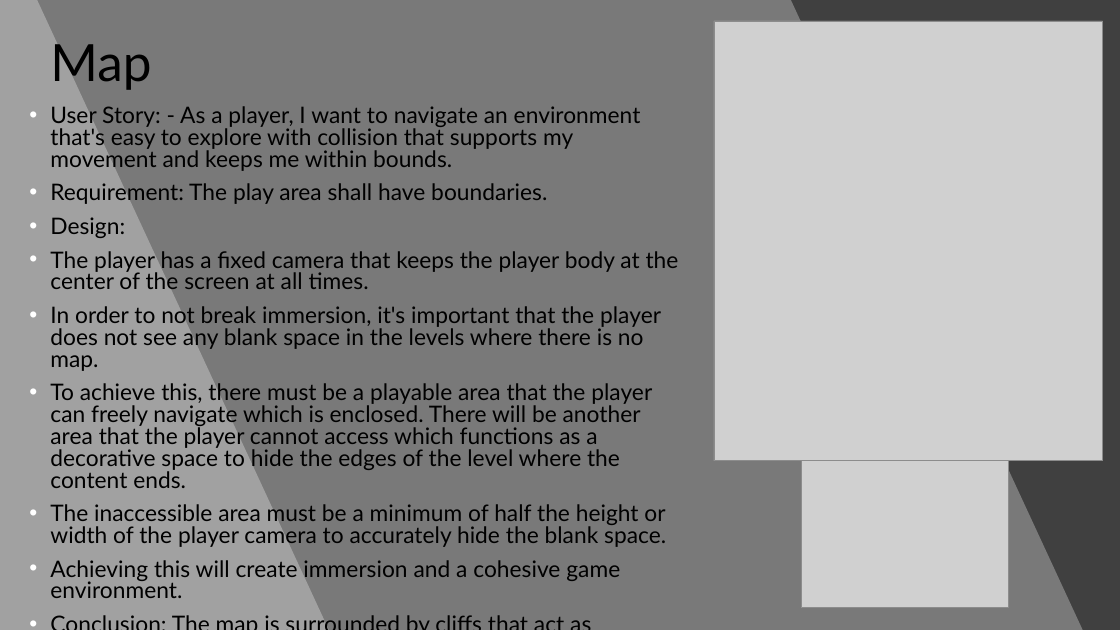
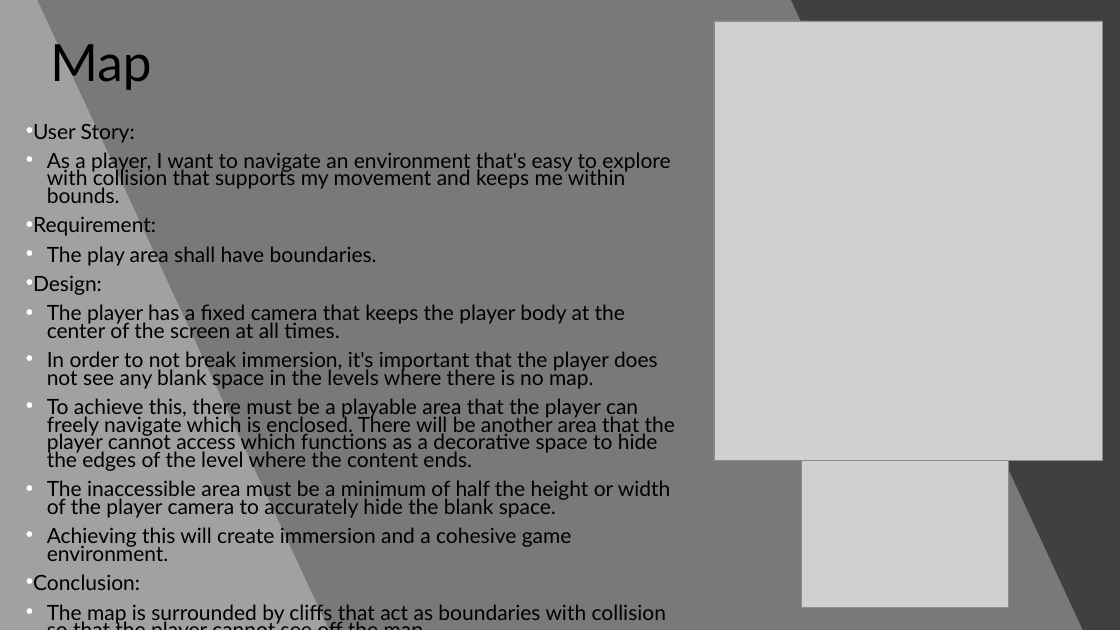
Before and after one commit to WSU-cshimizu/ceg4110-group-project-no-grads, a slide deck: slide 8 of presentation materials/matthews-journey-presentation.pptx. Drawn at 1120x630 pixels with LibreOffice and Linux fonts; fonts in the diff are those of the drawing; grey boxes stand for pictures. Boxes give left, top, right and bottom in pixels: in the first picture for what was removed or moved away, otherwise in the second. Text is boxed around its words. In the diff, an @@ line names an element or a change of style, - is before the commit and + after.

Commit message:
changed formatting on my slides

```diff
--- a/presentation materials/matthews-journey-presentation.pptx
+++ b/presentation materials/matthews-journey-presentation.pptx
@@ text "User Story:": place and size @@
-text "User Story:" at bbox=[50, 106, 679, 598]
+text "User Story:" at bbox=[33, 124, 675, 624]
@@ text at bbox=[33, 124, 670, 266]: text changed; size 19.5 to 18 pt @@
-• User Story: - As a player, I want to navigate an environment that's easy to explore with collision that supports my movement and keeps me within bounds.
-• Requirement: The play area shall have boundaries.
+• User Story:
+• As a player, I want to navigate an environment that's easy to explore with collision that supports my movement and keeps me within bounds.
+• Requirement:
+• The play area shall have boundaries.
@@ text at bbox=[33, 275, 675, 561]: size 19.5 to 18 pt in "Design:", "The player has a fixed camera that ...", "In order to not break immersion, it's ...", "To achieve this, there must be a ..." and 2 more places; line spacing 0.8 to 0.7 @@
@@ text at bbox=[33, 574, 666, 624]: text changed; size 19.5 to 18 pt @@
-• Conclusion: The map is surrounded by cliffs that act as boundaries with collision so that the player cannot see off the map.
+• Conclusion:
+• The map is surrounded by cliffs that act as boundaries with collision so that the player cannot see off the map.
```
